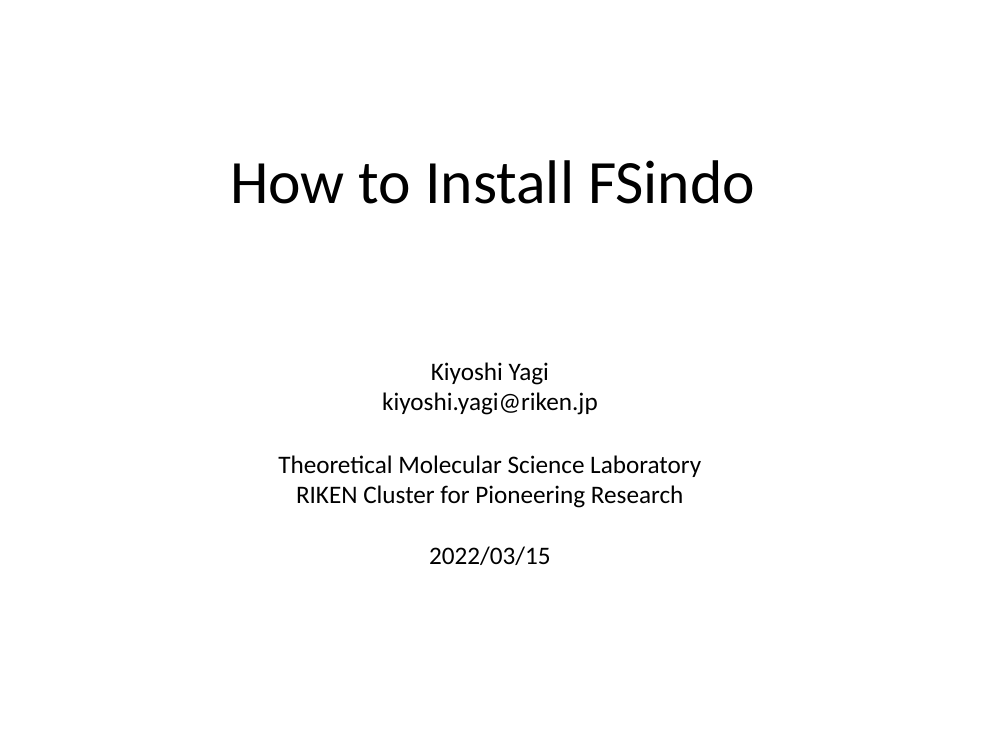
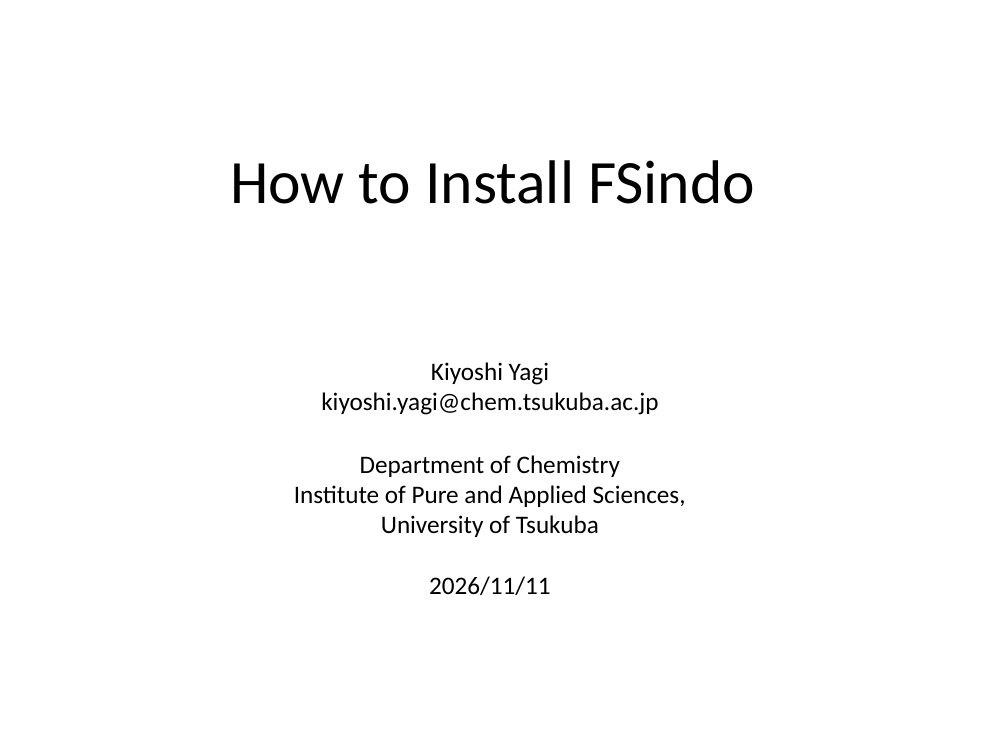
Before and after one commit to yagikiyoshi/sindo, a slide deck: slide 1 of doc/FSindo/install_FSindo.pptx. Drawn at 1008x756 pixels with LibreOffice and Linux fonts; fonts in the diff are those of the drawing. Boxes give left, top, right and bottom in pixels: in the first picture for what was removed or moved away, otherwise in the second. Text is boxed around its words. In the diff, an @@ line names an element or a change of style, - is before the commit and + after.

```diff
--- a/doc/FSindo/install_FSindo.pptx
+++ b/doc/FSindo/install_FSindo.pptx
@@ text "Kiyoshi Yagi": place and size @@
-text "Kiyoshi Yagi" at [382,362,598,415]
+text "Kiyoshi Yagi" at [321,362,658,415]
@@ text at [321,392,658,415]: text changed @@
-kiyoshi.yagi@riken.jp
+kiyoshi.yagi@chem.tsukuba.ac.jp
@@ text removed at [278,455,701,565] @@
-Theoretical Molecular Science Laboratory
-RIKEN Cluster for Pioneering Research
-2022/03/15
@@ text added at [294,455,686,595], 18 pt, text #000000 @@
+Department of Chemistry
+Institute of Pure and Applied Sciences,
+University of Tsukuba
+2026/11/11
```
Also in this commit, not shown: 7 other files.
